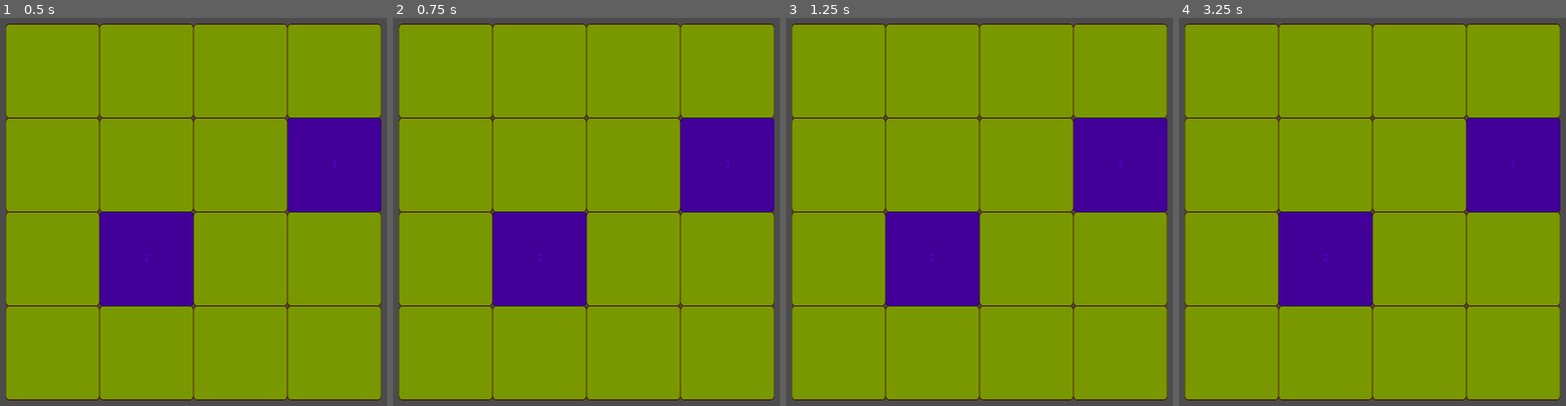
Above: before the commit, frames 1-4 (left to right).
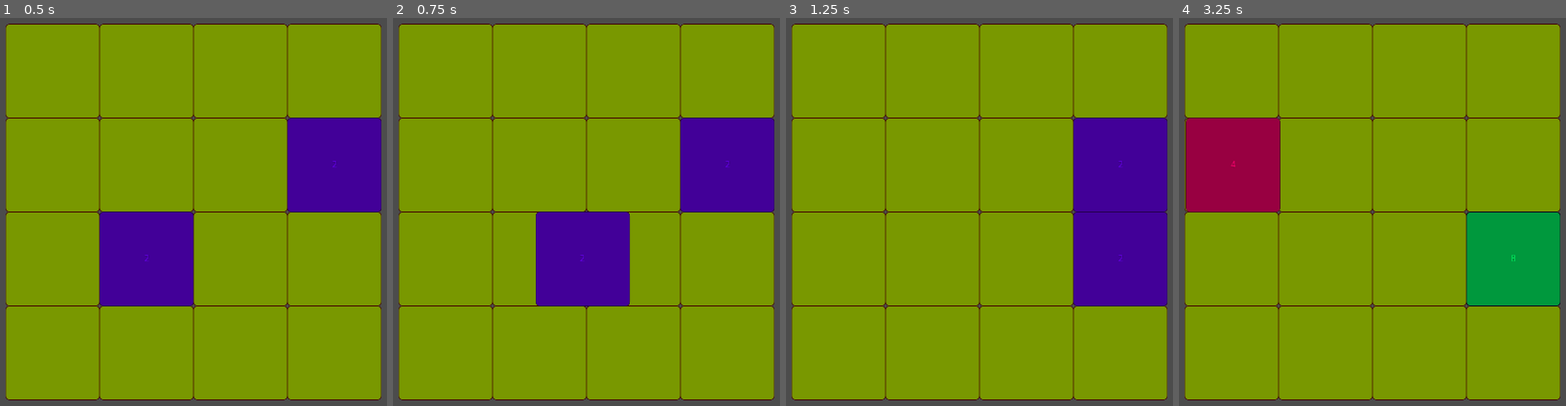
Above: after the commit, the same moments.

Repository: iustin-nita/2048-Godot
Game: Godot game, scene res://src/Main.tscn
Two runs of this game, one before a commit and one after it. Both use one fixed random seed, a clock stepped at 60 frames per second and the inputs below.
Inputs:
- Up to frame 1 (0.5 s): no input
- Up to frame 2 (0.75 s): tap Enter at 0.5 s; hold D (right, bound only after the commit) from 0.53 s (still down)
- Up to frame 3 (1.25 s): keep holding D (right, bound only after the commit)
- Up to frame 4 (3.25 s): tap Space at 1.25, 2.75 s; release D (right, bound only after the commit) at 1.28 s; hold S (down, bound only after the commit) 1.28-2.03 s; tap Enter at 2 s; hold D (right, bound only after the commit) 2.03-2.78 s; hold W (up, bound only after the commit) from 2.78 s (still down)

Frame 1 is identical in both runs. In frame 2, 5.6% of the frame differs, in the area x 25-62%, y 49-75%; in frame 3, 12%; in frame 4, 24%, in the area x 1-99%, y 25-75%.

Commit message:
create movement, left and right working

Diff:
--- a/project.godot
+++ b/project.godot
@@ -31,6 +31,29 @@
 window/stretch/mode="2d"
 window/stretch/aspect="keep"
 
+[input]
+
+left={
+"deadzone": 0.5,
+"events": [ Object(InputEventKey,"resource_local_to_scene":false,"resource_name":"","device":0,"alt":false,"shift":false,"control":false,"meta":false,"command":false,"pressed":false,"scancode":65,"unicode":0,"echo":false,"script":null)
+ ]
+}
+right={
+"deadzone": 0.5,
+"events": [ Object(InputEventKey,"resource_local_to_scene":false,"resource_name":"","device":0,"alt":false,"shift":false,"control":false,"meta":false,"command":false,"pressed":false,"scancode":68,"unicode":0,"echo":false,"script":null)
+ ]
+}
+up={
+"deadzone": 0.5,
+"events": [ Object(InputEventKey,"resource_local_to_scene":false,"resource_name":"","device":0,"alt":false,"shift":false,"control":false,"meta":false,"command":false,"pressed":false,"scancode":87,"unicode":0,"echo":false,"script":null)
+ ]
+}
+down={
+"deadzone": 0.5,
+"events": [ Object(InputEventKey,"resource_local_to_scene":false,"resource_name":"","device":0,"alt":false,"shift":false,"control":false,"meta":false,"command":false,"pressed":false,"scancode":83,"unicode":0,"echo":false,"script":null)
+ ]
+}
+
 [rendering]
 
 environment/default_environment="res://default_env.tres"
--- a/src/Grid.gd
+++ b/src/Grid.gd
@@ -1,4 +1,5 @@
 extends Node2D
+signal score_changed
 
 """
 The grid script functions to ONLY control functions of the grid.
@@ -16,7 +17,7 @@
 var offset := 128
 var firstPiece = true
 
-export var piece: PackedScene = preload("res://src/Piece.tscn")
+export var pieceScene: PackedScene = preload("res://src/Piece.tscn")
 
 # Called when the node enters the scene tree for the first time.
 func _ready() -> void:
@@ -37,6 +38,7 @@
 
 
 func _on_KeyboardControl_move(direction: Vector2) -> void:
+	print('move keyboard direction', direction)
 	moveAllPieces(direction)
 	pass # Replace with function body.
 
@@ -73,7 +75,186 @@
 	return false
 
 func moveAllPieces(direction: Vector2):
-	pass
+	match direction:
+		Vector2.UP:
+			for i in width:
+				for j in height - 1:
+					if board[i][j] != null:
+						movePiece(Vector2(i,j), Vector2.UP)
+		Vector2.DOWN:
+			for i in width:
+				for j in range(height - 1, -1 ,-1):
+					if board[i][j] != null:
+						movePiece(Vector2(i,j), Vector2.DOWN)
+		Vector2.LEFT:
+			for i in range(width - 1, -1 ,-1):
+				for j in height:
+					if board[i][j] != null:
+						movePiece(Vector2(i,j), Vector2.LEFT)
+		Vector2.RIGHT:
+			for i in width - 1:
+				for j in height:
+					if board[i][j] != null:
+						movePiece(Vector2(i,j), Vector2.RIGHT)
+		_:
+			continue
+
+func moveAndSetValue(currPos: Vector2, desiredPos: Vector2):
+	var temp = board[currPos.x][currPos.y]
+	temp.move(gridToPixel(Vector2(desiredPos.x, desiredPos.y)))
+	board[currPos.x][currPos.y] = null
+	board[desiredPos.x][desiredPos.y] = temp
+
+func movePiece(piece: Vector2, direction: Vector2):
+	# Store de piece
+	var p = board[piece.x][piece.y]
+	var value = p.value
+	# Store the value of the next space
+	var next_space = piece + direction
+	# Store the value of that piece
+	var next_value = board[next_space.x][next_space.y]
+	# Iterate through the board, looking for a non-empty space
+	# or the end of the board
+	match direction:
+		Vector2.UP:
+			for i in range(next_space.y, height):
+				var currentPiece = board[piece.x][i]
+				# If it's the end of the bopard, and that spot is null:
+				if i == height - 1 && currentPiece == null:
+					# Move the piece there:
+					moveAndSetValue(piece, Vector2(piece.x, height -1))
+					break
+				# If this spot is full, and the value isn't the same
+				# then move to one before it:
+				if currentPiece != null:
+					if currentPiece.value != value:
+						# Move to one before it:
+						moveAndSetValue(piece, Vector2(i-1, piece.y))
+						break
+					# If the spot is full, and the falue is the same as the piece
+					# Then destroy both, and make a new one from the next value
+					if currentPiece.value == value:
+						var nextPieceValue = currentPiece.nextValue
+						removeAndClear(piece)
+						removeAndClear(Vector2(piece.x, i))
+						board[piece.x][piece.y] = null
+#						board[i][piece.y].startTimer()
+#						p.move(gridToPixel(Vector2(i, piece.y)))
+#						p.startTimer()
+						var new_piece = pieceScene.instance()
+						new_piece.value = nextPieceValue
+						add_child(new_piece)
+						print('new Piece!')
+						board[piece.x][i] = new_piece
+						new_piece.rect_position = gridToPixel(Vector2(piece.x, i))
+						emit_signal("score_changed", new_piece.value)
+						break;
+		Vector2.DOWN:
+			for i in range(next_space.x, -1, -1):
+				var currentPiece = board[i][piece.y]
+				# If it's the end of the bopard, and that spot is null:
+				if i == 0 && board[i][piece.y] == null:
+					# Move the piece there:
+					moveAndSetValue(piece, Vector2(0, piece.y))
+					break
+				# If this spot is full, and the value isn't the same
+				# then move to one before it:
+				if board[i][piece.y] != null:
+					if board[i][piece.y].value != value:
+						# Move to one before it:
+						moveAndSetValue(p, Vector2(i-1, piece.y))
+						break
+					# If the spot is full, and the falue is the same as the piece
+					# Then destroy both, and make a new one from the next value
+					if board[i][piece.y].value == value:
+						var nextPieceValue = board[i][piece.y].nextValue
+						removeAndClear(piece)
+						removeAndClear(Vector2(i, piece.y))
+						board[piece.x][piece.y] = null
+#						board[i][piece.y].startTimer()
+#						p.move(gridToPixel(Vector2(i, piece.y)))
+#						p.startTimer()
+						var new_piece = pieceScene.instance()
+						new_piece.value = nextPieceValue
+						add_child(new_piece)
+						print('new Piece!')
+						board[i][piece.y] = new_piece
+						new_piece.rect_position = gridToPixel(Vector2(i, piece.y))
+						emit_signal("score_changed", new_piece.value)
+						break;
+		Vector2.LEFT:
+			for i in range(next_space.x, -1, -1):
+				var currentPiece = board[i][piece.y]
+				# If it's the end of the bopard, and that spot is null:
+				if i == 0 && board[i][piece.y] == null:
+					# Move the piece there:
+					moveAndSetValue(piece, Vector2(0, piece.y))
+					break
+				# If this spot is full, and the value isn't the same
+				# then move to one before it:
+				if board[i][piece.y] != null:
+					if board[i][piece.y].value != value:
+						# Move to one before it:
+						moveAndSetValue(piece, Vector2(i-1, piece.y))
+						break
+					# If the spot is full, and the falue is the same as the piece
+					# Then destroy both, and make a new one from the next value
+					if board[i][piece.y].value == value:
+						var nextPieceValue = board[i][piece.y].nextValue
+						removeAndClear(piece)
+						removeAndClear(Vector2(i, piece.y))
+						board[piece.x][piece.y] = null
+#						board[i][piece.y].startTimer()
+#						p.move(gridToPixel(Vector2(i, piece.y)))
+#						p.startTimer()
+						var new_piece = pieceScene.instance()
+						new_piece.value = nextPieceValue
+						add_child(new_piece)
+						print('new Piece!')
+						board[i][piece.y] = new_piece
+						new_piece.rect_position = gridToPixel(Vector2(i, piece.y))
+						emit_signal("score_changed", new_piece.value)
+						break;
+		Vector2.RIGHT:
+			for i in range(next_space.x, width):
+				var currentPiece = board[i][piece.y]
+				# If it's the end of the bopard, and that spot is null:
+				if i == width - 1 && currentPiece == null:
+					# Move the piece there:
+					moveAndSetValue(piece, Vector2(width-1, piece.y))
+					break
+				# If this spot is full, and the value isn't the same
+				# then move to one before it:
+				if board[i][piece.y] != null:
+					if board[i][piece.y].value != value:
+						# Move to one before it:
+						moveAndSetValue(piece, Vector2(i-1, piece.y))
+						break
+					# If the spot is full, and the falue is the same as the piece
+					# Then destroy both, and make a new one from the next value
+					if board[i][piece.y].value == value:
+						var nextPieceValue = board[i][piece.y].nextValue
+						removeAndClear(piece)
+						removeAndClear(Vector2(i, piece.y))
+						board[piece.x][piece.y] = null
+#						board[i][piece.y].startTimer()
+#						p.move(gridToPixel(Vector2(i, piece.y)))
+#						p.startTimer()
+						var new_piece = pieceScene.instance()
+						new_piece.value = nextPieceValue
+						add_child(new_piece)
+						print('new Piece!')
+						board[i][piece.y] = new_piece
+						new_piece.rect_position = gridToPixel(Vector2(i, piece.y))
+						emit_signal("score_changed", new_piece.value)
+						break;
+
+func removeAndClear(piece: Vector2):
+	if board[piece.x][piece.y]:
+		board[piece.x][piece.y].remove()
+		board[piece.x][piece.y] = null
+	else:
+		print('no Piece to remove')
 
 func generateNewPiece():
 	if isBlankSpace():
@@ -83,7 +264,7 @@
 			var x = int(floor(rand_range(0, 4)))
 			var y = int(floor(rand_range(0, 4)))
 			if board[x][y] == null:
-				var temp = piece.instance()
+				var temp = pieceScene.instance()
 				temp.value = generateStartingNumber()
 				add_child(temp)
 				board[x][y] = temp
@@ -96,7 +277,7 @@
 func generateBackground():
 	for i in width:
 		for j in height:
-			var temp = piece.instance()
+			var temp = pieceScene.instance()
 			add_child(temp)
 			temp.rect_position = gridToPixel(Vector2(i,j))
 
--- a/src/KeyboardControl.gd
+++ b/src/KeyboardControl.gd
@@ -13,5 +13,12 @@
 
 
 # Called every frame. 'delta' is the elapsed time since the previous frame.
-#func _process(delta: float) -> void:
-#	pass
+func _process(delta: float) -> void:
+	if Input.is_action_just_pressed("down"):
+		emit_signal("move", Vector2.DOWN)
+	if Input.is_action_just_pressed("up"):
+		emit_signal("move", Vector2.UP)
+	if Input.is_action_just_pressed("left"):
+		emit_signal("move", Vector2.LEFT)
+	if Input.is_action_just_pressed("right"):
+		emit_signal("move", Vector2.RIGHT)
--- a/src/Piece.gd
+++ b/src/Piece.gd
@@ -3,6 +3,7 @@
 var value: int = 0
 var nextValue: int = 0
 
+onready var move_tween := $Tween
 
 # Declare member variables here. Examples:
 # var a: int = 2
@@ -17,10 +18,13 @@
 	modulate = Settings.color_schemes["default"][String(value)]
 	if value > 0:
 		text = String(value)
+		nextValue = value * 2
 	else:
 		text = ""
 
+func move(pos: Vector2):
+	move_tween.interpolate_property(self, "rect_position", rect_position, pos, 0.5, Tween.TRANS_BOUNCE, Tween.EASE_IN_OUT)
+	move_tween.start()
 
-# Called every frame. 'delta' is the elapsed time since the previous frame.
-#func _process(delta: float) -> void:
-#	pass
+func remove():
+	queue_free()
--- a/src/Piece.tscn
+++ b/src/Piece.tscn
@@ -27,3 +27,5 @@
 __meta__ = {
 "_edit_use_anchors_": false
 }
+
+[node name="Tween" type="Tween" parent="."]
